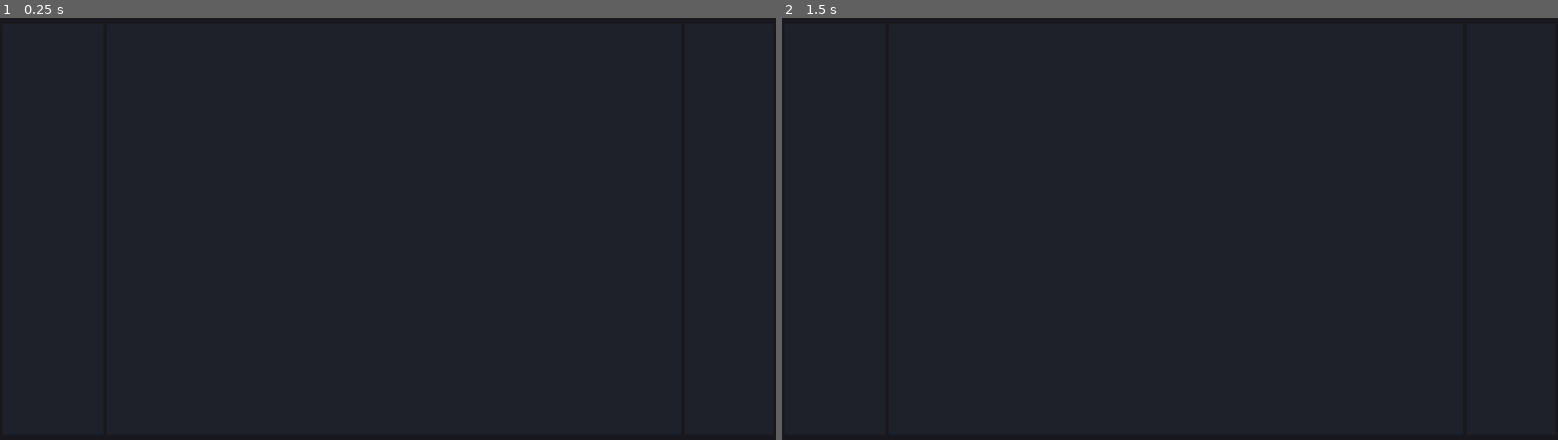
Above: before the commit, frames 1-2 (left to right).
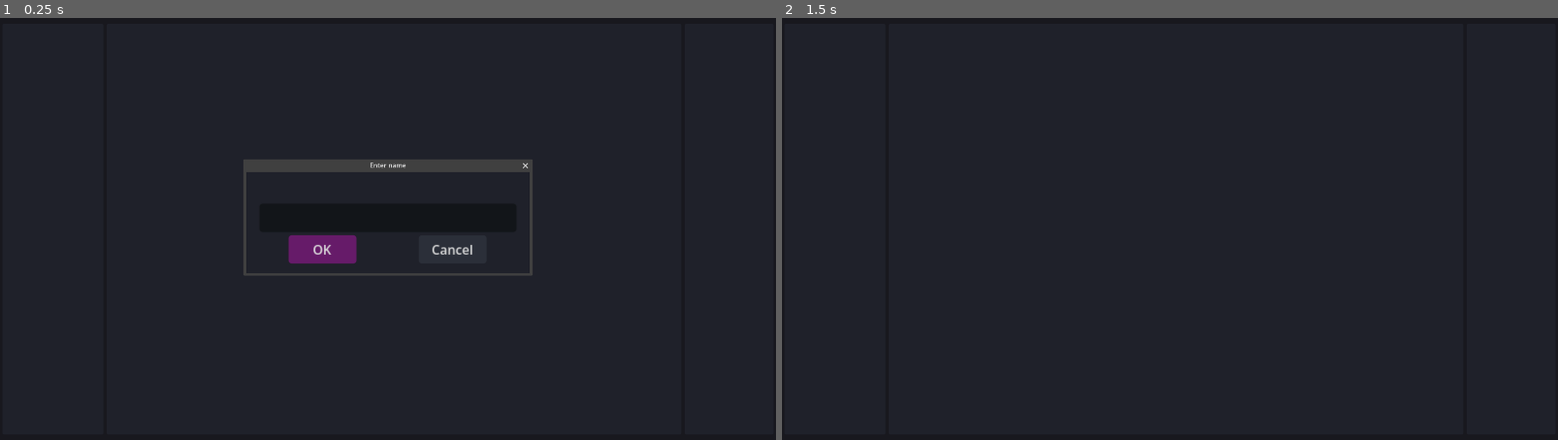
Above: after the commit, the same moments.

Repository: dmoreland117/gba-tile-edit
Game: Godot game, scene res://main.tscn
The game is run twice, just before and just after one commit, with the same random seed, the same clock (stepped at 60 frames per second) and the same inputs. The engine's default icon, where the game draws it, is replaced by a stand-in: a white triangle on a blue panel in a dark square.
Inputs (mouse positions are in pixels of both pictures, inside the frame that each line leads up to):
- Up to frame 1 (0.25 s): no input
- Up to frame 2 (1.5 s): click (1107, 250) at 0.5 s, where only the run after the commit has a clickable "OK"; tap Enter at 1.25 s; move the mouse to (1340, 199) at 1.27 s; press the mouse at (1340, 199) at 1.28 s

The runs differ from the first frame. In frame 1, 2.1% of the frame differs, in the area x 31-69%, y 33-61%; in frame 2, nothing differs.
Error in both runs: Invalid assignment of property or key 'uid' with value of type 'Nil' on a base object of type 'RefCounted (PluginConfig)'. (res://class/plugins/plugin_config.g…

Commit message:
fux main tab bar theme

Diff:
--- a/main.tscn
+++ b/main.tscn
@@ -16,6 +16,7 @@
 [ext_resource type="PackedScene" uid="uid://qrwcvcba7a84" path="res://popups/create_tileset_window.tscn" id="11_efxa6"]
 [ext_resource type="Texture2D" uid="uid://dct64lw8qa7x3" path="res://icon.svg" id="11_vivmo"]
 [ext_resource type="PackedScene" uid="uid://gthns815f6tg" path="res://popups/name_rename_popup.tscn" id="16_2cqfq"]
+[ext_resource type="PackedScene" uid="uid://b6usbcvoyj1xl" path="res://popups/exporter_popup.tscn" id="17_yaehf"]
 
 [sub_resource type="StyleBoxFlat" id="StyleBoxFlat_4c57u"]
 content_margin_left = 4.0
@@ -82,11 +83,7 @@
 unique_name_in_owner = true
 layout_mode = 2
 focus_mode = 3
-clip_tabs = false
-
-[node name="TabBar" type="TabBar" parent="ui/VBoxContainer/MarginContainer/top_bar/tab_bar_container/TabBar" unique_id=874260807]
-layout_mode = 0
-focus_mode = 3
+theme_type_variation = &"main_tabbar"
 clip_tabs = false
 
 [node name="top_right_container" type="HBoxContainer" parent="ui/VBoxContainer/MarginContainer/top_bar" unique_id=950548833]
@@ -578,7 +575,6 @@
 wrap_controls = false
 transient_to_focused = true
 transparent = false
-force_native = true
 content_scale_factor = 2.0
 script = ExtResource("8_5vw27")
 
@@ -641,8 +637,10 @@
 
 [node name="name_rename_popup" parent="popups" unique_id=444427895 instance=ExtResource("16_2cqfq")]
 unique_name_in_owner = true
+force_native = false
+
+[node name="exporter_popup" parent="popups" unique_id=1352593817 instance=ExtResource("17_yaehf")]
 visible = false
-force_native = false
 
 [connection signal="pressed" from="popups/welcome_popup/VBoxContainer/MarginContainer/VBoxContainer/HBoxContainer/new_project_btn" to="popups/welcome_popup" method="_on_new_project_btn_pressed"]
 [connection signal="pressed" from="popups/welcome_popup/VBoxContainer/MarginContainer/VBoxContainer/HBoxContainer/Button2" to="popups/welcome_popup" method="_on_button_2_pressed"]
